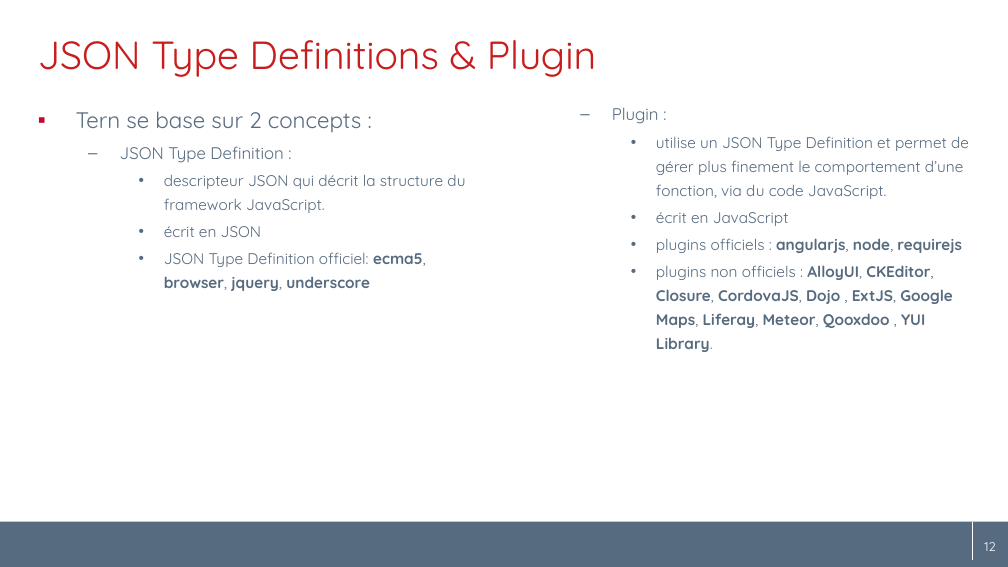
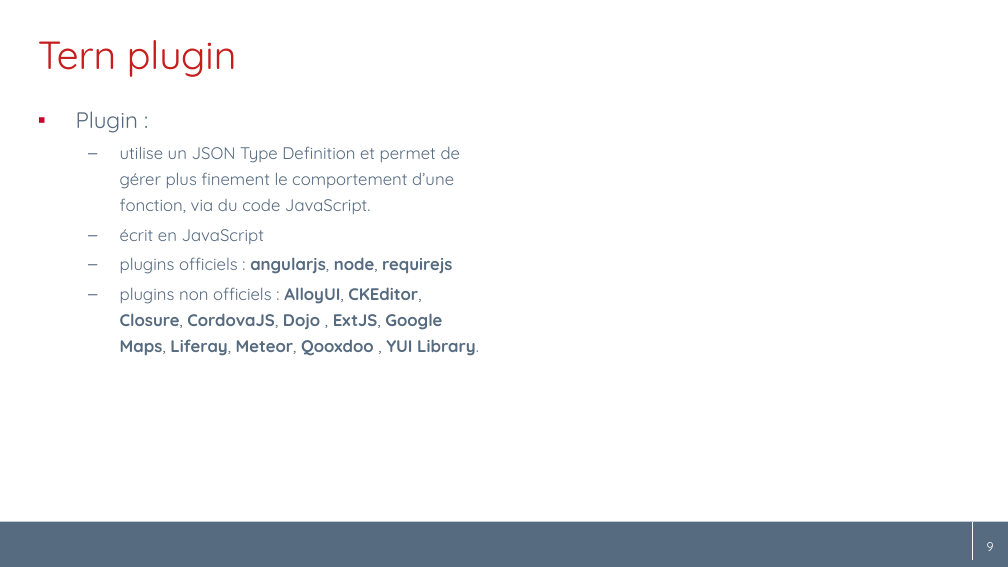
Before and after one commit to angelozerr/tern.java, a slide deck: slide 9 of docs/tern.java_fr.pptx (slide 12 before the commit). Drawn at 1008x567 pixels with LibreOffice and Linux fonts; fonts in the diff are those of the drawing; background and template pictures are left out. Boxes give left, top, right and bottom in pixels: in the first picture for what was removed or moved away, otherwise in the second. Text is boxed around its words. In the diff, an @@ line names an element or a change of style, - is before the commit and + after.

Commit message:
[docs] add tern-jug

```diff
--- a/docs/tern.java_fr.pptx
+++ b/docs/tern.java_fr.pptx
@@ title at (38,40,237,77): text changed @@
-JSON Type Definitions & Plugin
+Tern plugin
@@ text at (76,111,479,356): text changed; size 11 to 12 pt @@
-▪ Tern se base sur 2 concepts :
-  – JSON Type Definition :
-    • descripteur JSON qui décrit la structure du framework JavaScript.
-    • écrit en JSON
-    • JSON Type Definition officiel: ecma5, browser, jquery, underscore
+▪ Plugin :
+  – utilise un JSON Type Definition et permet de gérer plus finement le comportement d’une fonction, via du code JavaScript.
+  – écrit en JavaScript
+  – plugins officiels : angularjs, node, requirejs
+  – plugins non officiels : AlloyUI, CKEditor, Closure, CordovaJS, Dojo , ExtJS, Google Maps, Liferay, Meteor, Qooxdoo , YUI Library.
@@ text removed at (612,107,969,352) @@
-  – Plugin :
-    • utilise un JSON Type Definition et permet de gérer plus finement le comportement d’une fonction, via du code JavaScript.
-    • écrit en JavaScript
-    • plugins officiels : angularjs, node, requirejs
-    • plugins non officiels : AlloyUI, CKEditor, Closure, CordovaJS, Dojo , ExtJS, Google Maps, Liferay, Meteor, Qooxdoo , YUI Library.
@@ page number at (984,542,995,551): text changed @@
-12
+9
@@ page number at (987,542,994,551): text changed @@
-12
+9
```
Also in this commit, not shown: 5 other slides changed, 4 slides added, 4 slides removed.
